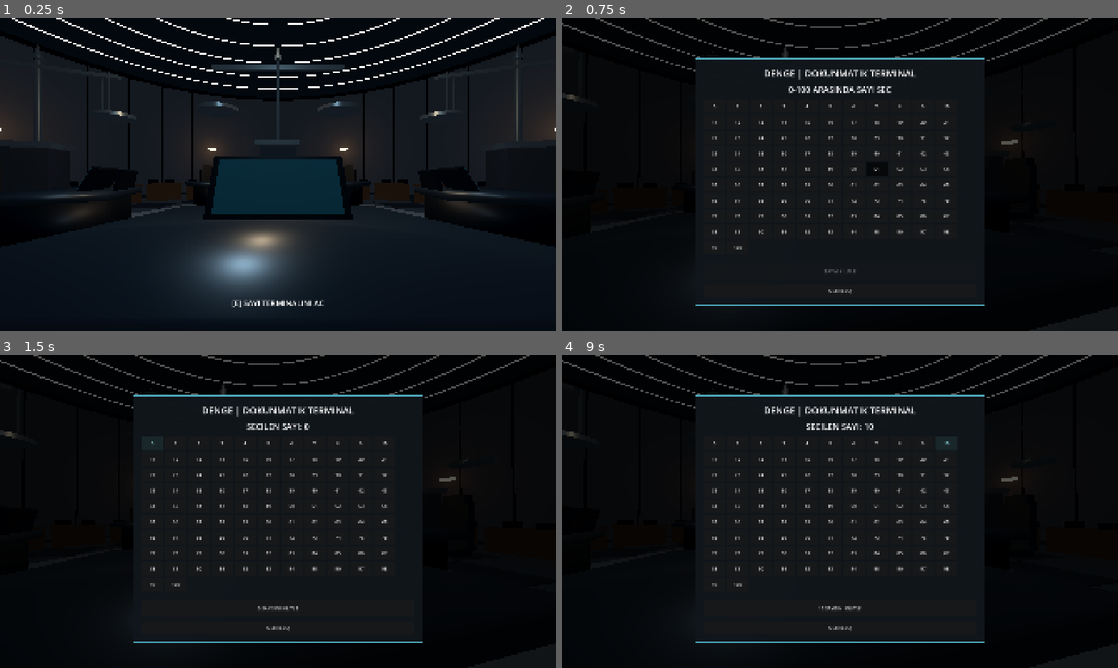
Above: before the commit, frames 1-4 (two rows, left to right).
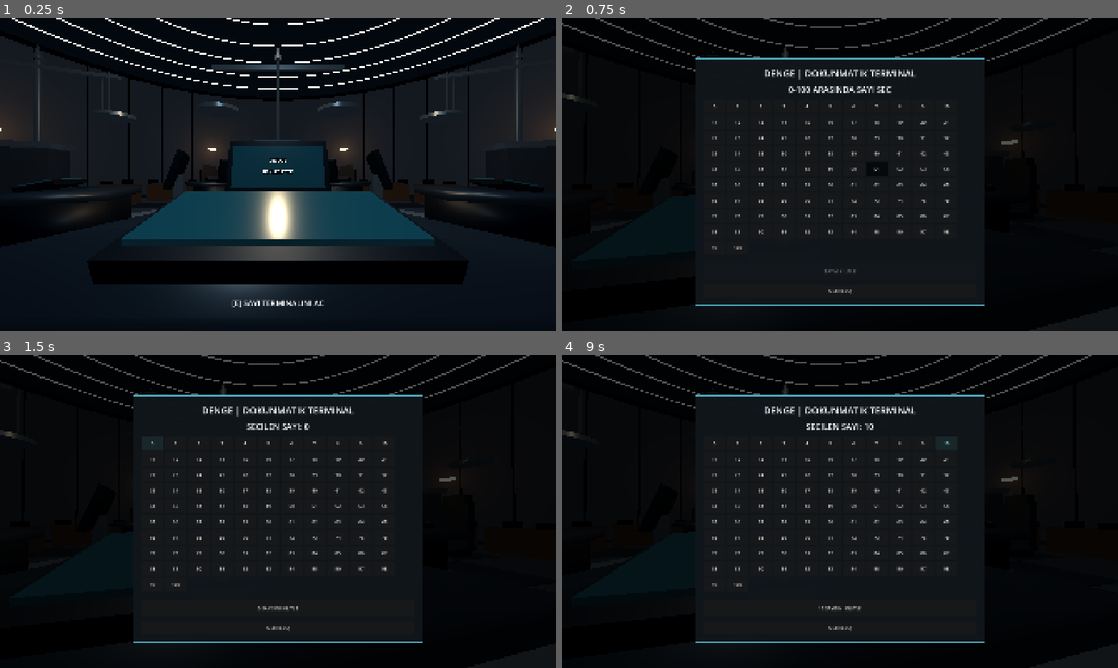
Above: after the commit, the same moments.

Repository: SerkanAydin06/DENGE
Game: Godot game, scene res://scenes/game_room.tscn
Same seed, same stepped clock (60 frames per second), same inputs: the game is played once before the commit and once after it.
Inputs (mouse positions are in pixels of both pictures, inside the frame that each line leads up to):
- Up to frame 1 (0.25 s): no input
- Up to frame 2 (0.75 s): tap Enter at 0.5 s; move the mouse to (867, 174) at 0.52 s; tap E at 0.6 s; click (867, 174) at 0.67 s
- Up to frame 3 (1.5 s): click "0" at 1.25 s
- Up to frame 4 (9 s): click "1" at 2 s; click "2" at 2.75 s; click "3" at 3.5 s; click "4" at 4.25 s; click "5" at 5 s; click "6" at 5.75 s; click "7" at 6.5 s; click "8" at 7.25 s; click "9" at 8 s; click "10" at 8.75 s

The runs differ from the first frame. In frame 1, 16% of the frame differs, in the area x 3-97%, y 39-86%; in frame 2, less than 0.1%; in frame 3, less than 0.1%; in frame 4, less than 0.1%.

Commit message:
Reposition touch controls on desk and mount separate tilted display on floor

Diff:
--- a/scenes/props/player_station.tscn
+++ b/scenes/props/player_station.tscn
@@ -46,11 +46,17 @@
 [sub_resource type="BoxMesh" id="b_ConsoleGlass"]
 size = Vector3(0.74, 0.36, 0.018)
 
+[sub_resource type="BoxMesh" id="b_ResultBase"]
+size = Vector3(0.8, 0.16, 0.65)
+
+[sub_resource type="BoxMesh" id="b_ResultColumn"]
+size = Vector3(0.14, 1.12, 0.15)
+
 [sub_resource type="BoxMesh" id="b_MonitorBezel"]
-size = Vector3(0.70, 0.38, 0.07)
+size = Vector3(1.20, 0.66, 0.08)
 
 [sub_resource type="BoxMesh" id="b_MonitorGlass"]
-size = Vector3(0.62, 0.30, 0.01)
+size = Vector3(1.08, 0.54, 0.012)
 
 [node name="PlayerStation" type="Node3D"]
 script = ExtResource("1_script")
@@ -113,8 +119,8 @@
 position = Vector3(0, 0.78, -0.86)
 
 [node name="TouchConsole" type="Node3D" parent="Desk"]
-position = Vector3(0, 1.06, -1.12)
-rotation_degrees = Vector3(-28, 0, 0)
+position = Vector3(0, 0.98, -0.52)
+rotation_degrees = Vector3(-76, 0, 0)
 
 [node name="ConsoleHousing" type="MeshInstance3D" parent="Desk/TouchConsole"]
 mesh = SubResource("b_ConsoleHousing")
@@ -142,28 +148,41 @@
 modulate = Color(0.81, 0.94, 0.95, 1)
 horizontal_alignment = 1
 
-[node name="ResultMonitor" type="Node3D" parent="Desk"]
-position = Vector3(0, 1.04, -1.48)
-rotation_degrees = Vector3(-12, 0, 0)
+[node name="ResultDisplay" type="Node3D" parent="."]
+position = Vector3(0, 0, -2.30)
 
-[node name="MonitorBezel" type="MeshInstance3D" parent="Desk/ResultMonitor"]
+[node name="FloorBase" type="MeshInstance3D" parent="ResultDisplay"]
+mesh = SubResource("b_ResultBase")
+material_override = ExtResource("m_dark_metal")
+position = Vector3(0, 0.09, 0)
+
+[node name="FloorColumn" type="MeshInstance3D" parent="ResultDisplay"]
+mesh = SubResource("b_ResultColumn")
+material_override = ExtResource("m_metal")
+position = Vector3(0, 0.58, 0)
+
+[node name="ResultMonitor" type="Node3D" parent="ResultDisplay"]
+position = Vector3(0, 1.23, 0)
+rotation_degrees = Vector3(-20, 0, 0)
+
+[node name="MonitorBezel" type="MeshInstance3D" parent="ResultDisplay/ResultMonitor"]
 mesh = SubResource("b_MonitorBezel")
 material_override = ExtResource("m_dark_metal")
 position = Vector3(0, 0, 0)
 
-[node name="MonitorGlass" type="MeshInstance3D" parent="Desk/ResultMonitor"]
+[node name="MonitorGlass" type="MeshInstance3D" parent="ResultDisplay/ResultMonitor"]
 mesh = SubResource("b_MonitorGlass")
 material_override = ExtResource("m_screen")
 position = Vector3(0, 0, 0.044)
 
-[node name="ResultTitle" type="Label3D" parent="Desk/ResultMonitor"]
+[node name="ResultTitle" type="Label3D" parent="ResultDisplay/ResultMonitor"]
 position = Vector3(0, 0.07, 0.06)
 text = "DENGE"
 pixel_size = 0.0018
 font_size = 34
 modulate = Color(0.88, 0.93, 0.95, 1)
 
-[node name="ResultBody" type="Label3D" parent="Desk/ResultMonitor"]
+[node name="ResultBody" type="Label3D" parent="ResultDisplay/ResultMonitor"]
 position = Vector3(0, -0.07, 0.06)
 text = "BEKLENIYOR"
 pixel_size = 0.0017
Not shown: 1 places in scenes/props/player_station.tscn that only renumber resources
